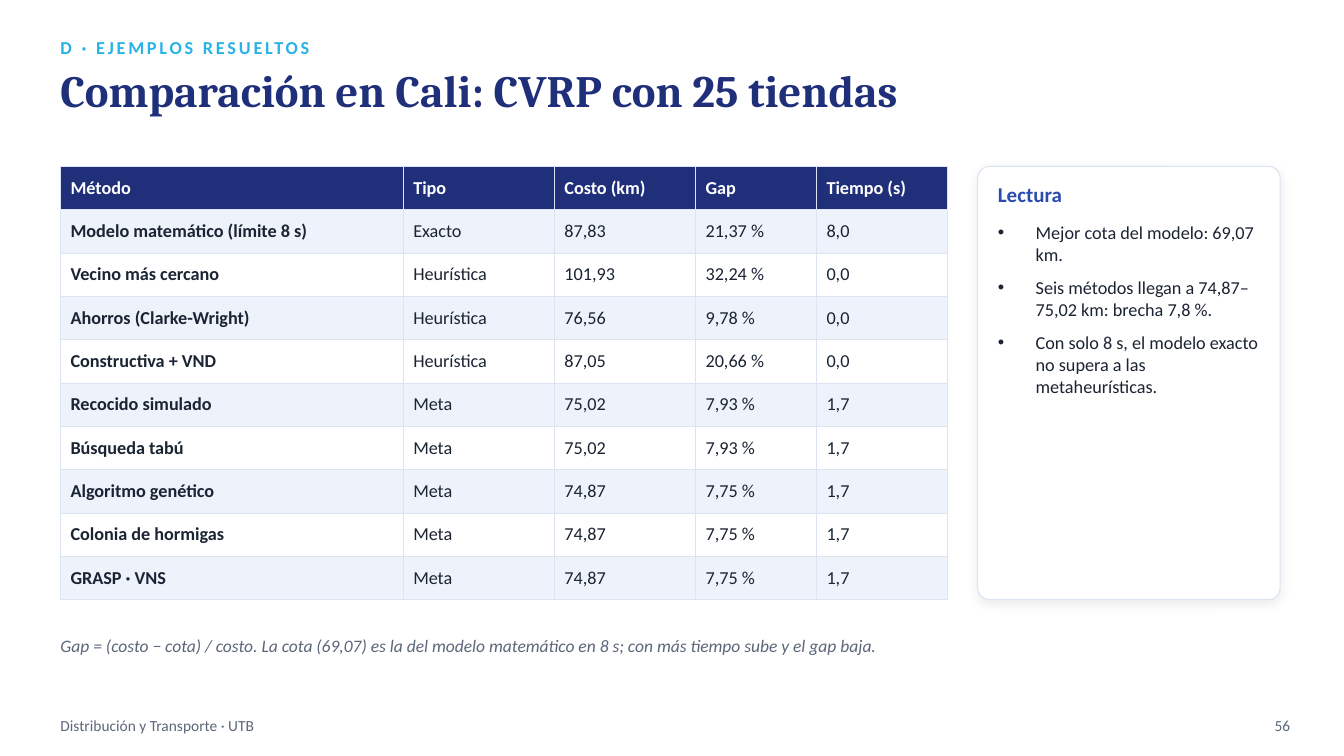
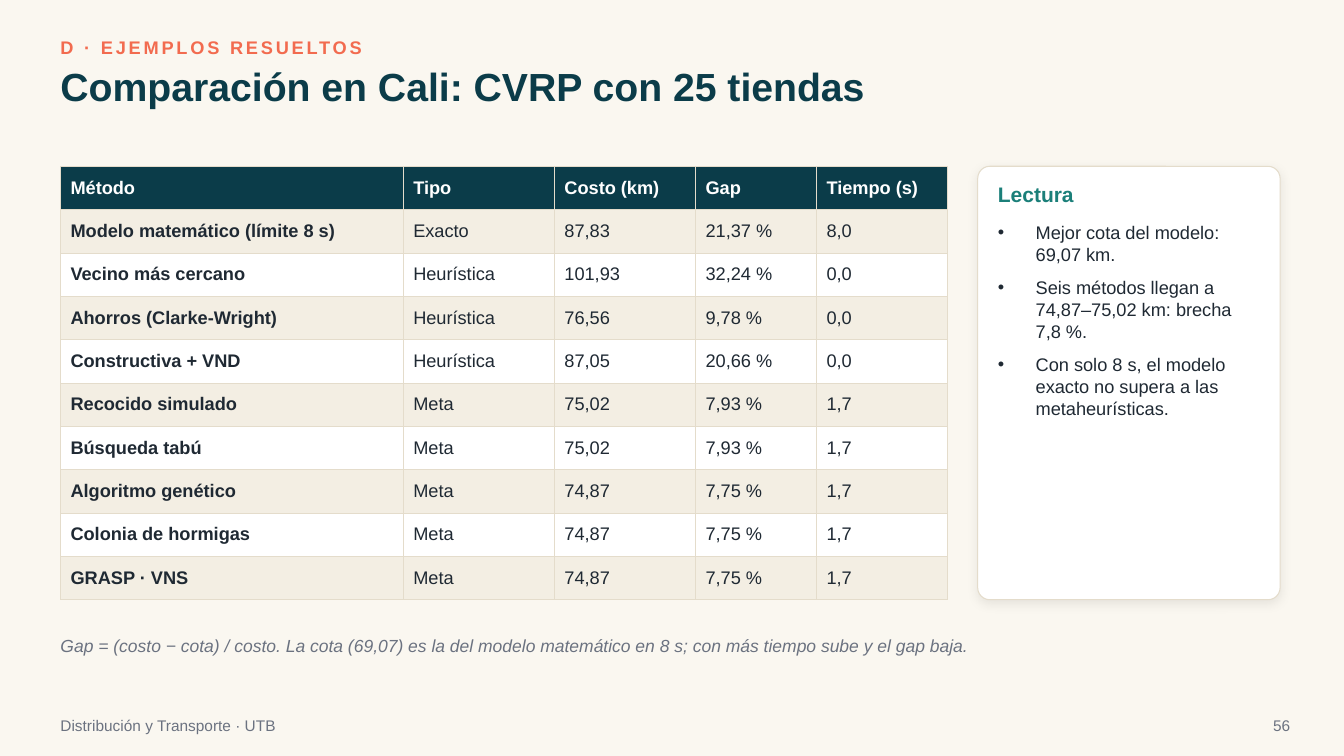
Before and after one commit to sebastianslg/grafosapp, a slide deck: slide 56 of Exposicion_Ruteo_de_Vehiculos.pptx. Drawn at 1344x756 pixels with LibreOffice and Linux fonts; fonts in the diff are those of the drawing. Boxes give left, top, right and bottom in pixels: in the first picture for what was removed or moved away, otherwise in the second. Text is boxed around its words. In the diff, an @@ line names an element or a change of style, - is before the commit and + after.

```diff
--- a/Exposicion_Ruteo_de_Vehiculos.pptx
+++ b/Exposicion_Ruteo_de_Vehiculos.pptx
@@ background #FFFFFF to #FAF7F0 @@
@@ text "D · EJEMPLOS RESUELTOS" at [60,41,73,54]: font Calibri to Arial, text colour #29B2E6 to #F26B4F @@
@@ text "Comparación en Cali: CVRP con ..." at [60,72,864,109]: size 32 to 28 pt, font Cambria to Arial, text colour #1F2F7A to #0B3C49 @@
@@ table at [60,166,948,591] @@
@@ fill #1F2F7A to #0B3C49 in row 1 @@
@@ fill #EEF3FB to #F3EEE3 in 25 cells @@
@@ font Calibri to Arial, text colour #1B2433 to #1F2933 @@
@@ borders changed @@
@@ rounded rectangle at [978,166,1280,600]: outline #DCE4F2 0.75 pt to #E4DCCB 0.75 pt @@
@@ text "Lectura" at [998,187,1074,203]: font Calibri to Arial, text colour #2A4BB0 to #1B7F79 @@
@@ text "Mejor cota del modelo: 69,07 ..." at [1036,225,1232,415]: font Calibri to Arial, text colour #1B2433 to #1F2933 @@
@@ font Calibri to Arial, text colour #5B667A to #6B7280 in 3 elements at [1273,720,1290,731], [60,719,276,734], [60,639,968,656] @@
```
Also in this commit, not shown: 57 other slides changed, 1 other file.
